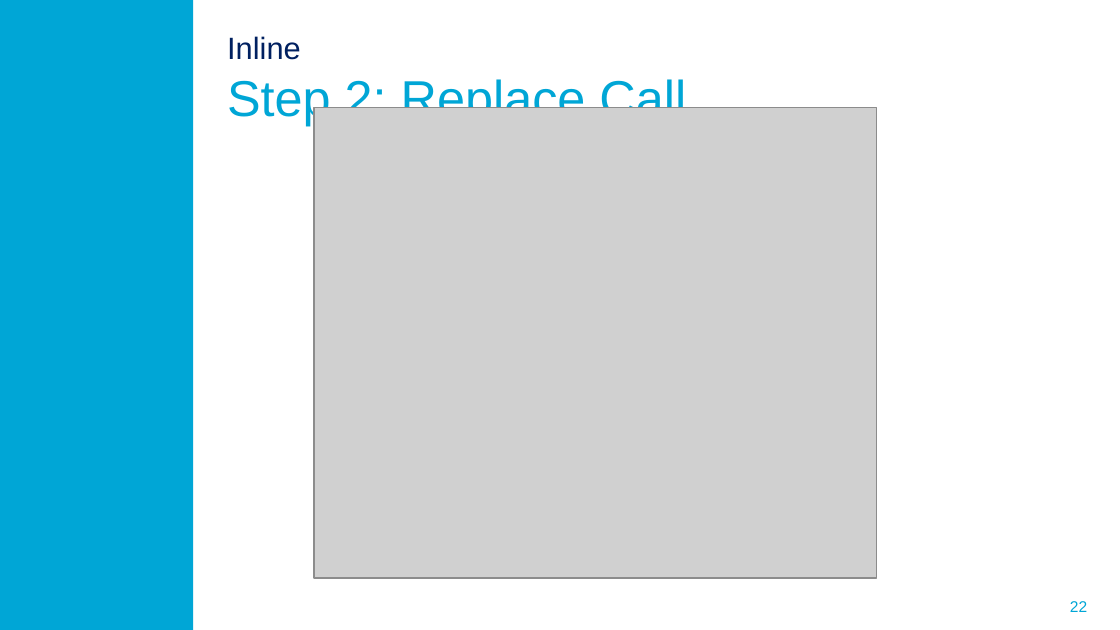
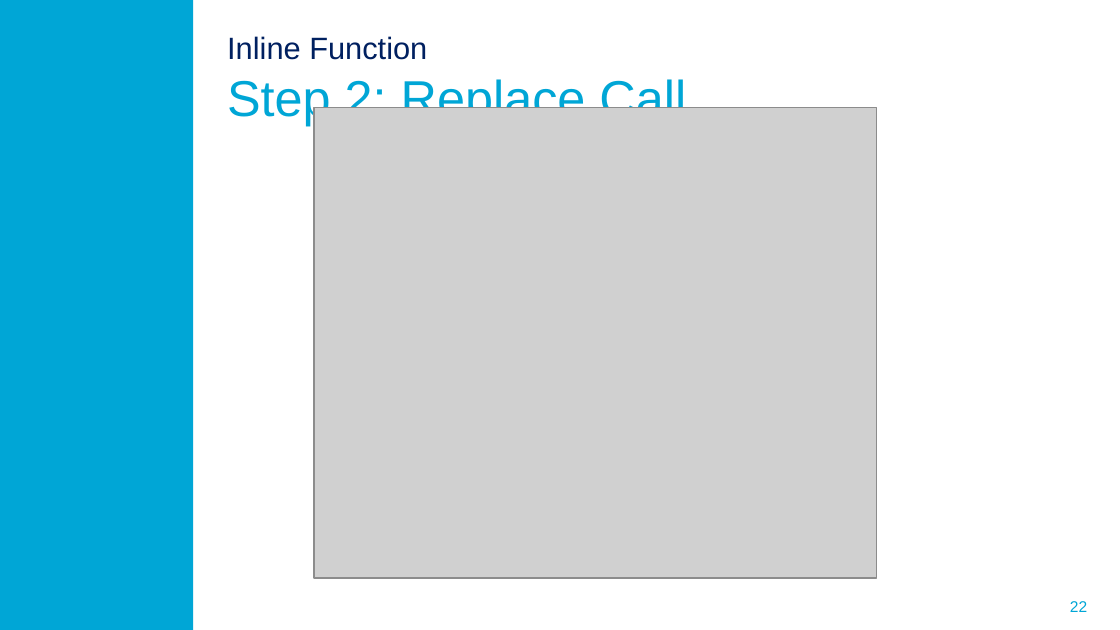
Before and after one commit to ProMisDev/metaborg-tiger, a slide deck: slide 22 of presentation/Misteli_Refactoring_in_Spoofax.pptx. Drawn at 1120x630 pixels with LibreOffice and Linux fonts; fonts in the diff are those of the drawing; grey boxes stand for pictures; background and template pictures are left out. Boxes give left, top, right and bottom in pixels: in the first picture for what was removed or moved away, otherwise in the second. Text is boxed around its words. In the diff, an @@ line names an element or a change of style, - is before the commit and + after.

```diff
--- a/presentation/Misteli_Refactoring_in_Spoofax.pptx
+++ b/presentation/Misteli_Refactoring_in_Spoofax.pptx
@@ title at [227,36,686,126]: text changed @@
-Inline
-Step 2: Replace Call
+Inline Function
+Step 2: Replace Call
```
Also in this commit, not shown: 6 other slides changed, 11 slides added.
